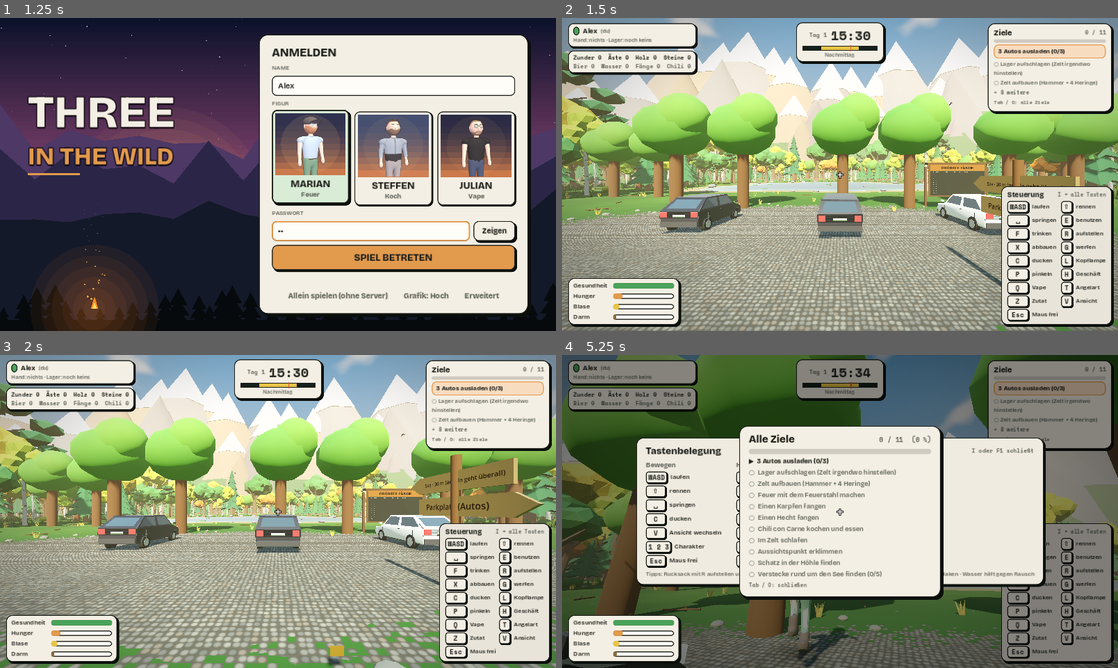
Above: before the commit, frames 1-4 (two rows, left to right).
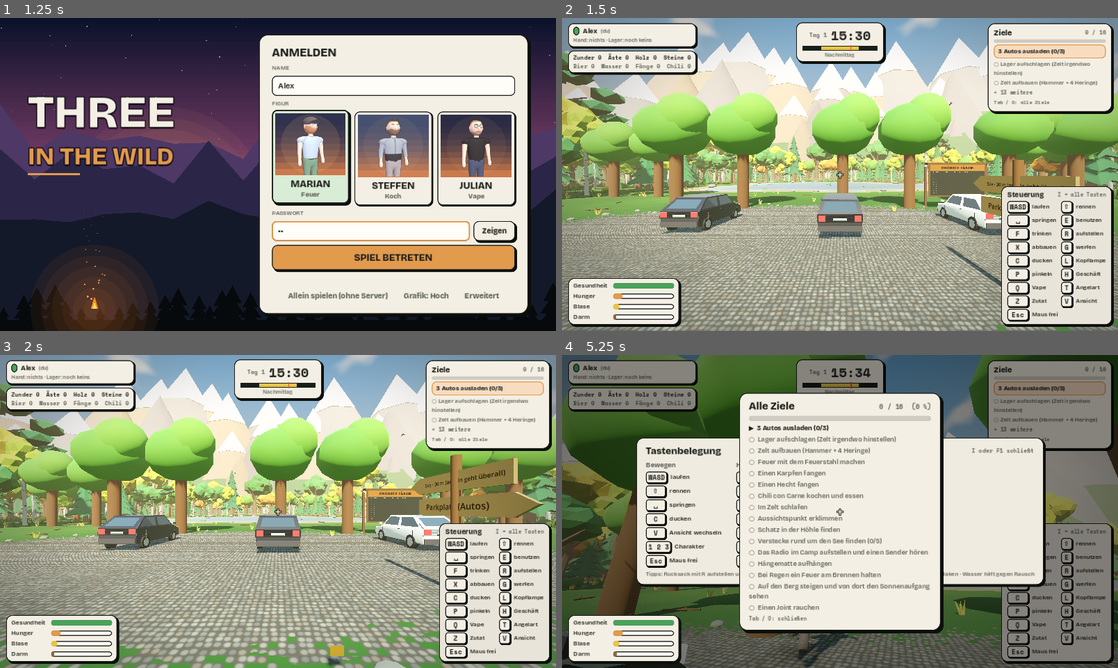
Above: after the commit, the same moments.

Repository: 7ulez/three-in-the-wild
Game: Godot game, scene res://menu.tscn
The game is run twice, just before and just after one commit, with the same random seed, the same clock (stepped at 60 frames per second) and the same inputs.
Inputs (mouse positions are in pixels of both pictures, inside the frame that each line leads up to):
- Up to frame 1 (1.25 s): click (394, 86) at 0.52 s; type "Alex" at 0.6 s; click (372, 230) at 0.75 s; type "12" at 0.83 s
- Up to frame 2 (1.5 s): click "SPIEL BETRETEN" at 1.25 s
- Up to frame 3 (2 s): no input
- Up to frame 4 (5.25 s): tap Enter at 2 s; move the mouse to (867, 511) at 2.02 s; hold W from 2.03 s (still down); tap T at 2.1 s; click (867, 511) at 2.17 s; tap Space at 2.27, 3.02, 4.52 s; move the mouse to (812, 511) at 2.77 s; tap P at 2.85 s; move the mouse to (851, 505) at 3.52 s; tap V at 3.6 s; move the mouse to (834, 517) at 4.27 s; tap I at 4.35 s; click (834, 517) at 4.42 s; move the mouse to (878, 514) at 5.02 s; tap Tab at 5.1 s

Frame 1 is identical in both runs. In frame 2, less than 0.1% of the frame differs, in the area x 78-98%, y 4-25%; in frame 3, less than 0.1%; in frame 4, 12%, in the area x 31-98%, y 4-89%.

Commit message:
Ziel-Meldung beim Erreichen, 5 neue Ziele, Zelteingang auf die richtige Seite
Co-Authored-By: Claude Sonnet 5.5 <noreply@anthropic.com>
Claude-Session: https://claude.ai/code/session_01FicyMBshYtiCihkErSPQQ5

Diff:
--- a/game.gd
+++ b/game.gd
@@ -26,6 +26,13 @@
 static var deaths: int = 0
 static var beer_debt: bool = false      # nach dem Tod: erst Bier ins Camp, dann wieder angeln
 static var summit: bool = false
+static var summit_sunrise: bool = false
+static var radio_camp: bool = false
+static var hammock_hung: bool = false
+static var rain_fire: bool = false
+static var rain_fire_t: float = 0.0
+static var joint_smoked: bool = false
+static var goals_done_prev: Array = []
 static var all_done_shown: bool = false
 
 # Tablet/Handy: Bildschirm-Steuerung statt Maus und Tastatur
@@ -127,6 +134,13 @@
 	cars_opened = 0
 	slept = false
 	summit = false
+	summit_sunrise = false
+	radio_camp = false
+	hammock_hung = false
+	rain_fire = false
+	rain_fire_t = 0.0
+	joint_smoked = false
+	goals_done_prev = []
 	all_done_shown = false
 
 
@@ -155,6 +169,11 @@
 		["Aussichtspunkt erklimmen", summit],
 		["Schatz in der Höhle finden", treasure_found],
 		["Verstecke rund um den See finden (%d/5)" % Stash.found(), Stash.found() >= 5],
+		["Das Radio im Camp aufstellen und einen Sender hören", radio_camp],
+		["Hängematte aufhängen", hammock_hung],
+		["Bei Regen ein Feuer am Brennen halten", rain_fire],
+		["Auf den Berg steigen und von dort den Sonnenaufgang sehen", summit_sunrise],
+		["Einen Joint rauchen", joint_smoked],
 	]
 
 
--- a/hammock_tree.gd
+++ b/hammock_tree.gd
@@ -53,6 +53,7 @@
 		player.toast("Der zweite Baum ist zu weit weg.", 2.5)
 		return true
 	spawn_hammock()
+	Game.hammock_hung = true
 	player.consume_held()
 	player.toast("Hängematte aufgespannt! E: reinlegen · X: abbauen", 4.0)
 	return true
--- a/hud.gd
+++ b/hud.gd
@@ -24,6 +24,8 @@
 var _info: Control
 var _touch: bool = false
 var _goals_sig: String = ""
+var _prev_done: Array = []
+var _last_done: int = -1
 var _goals_full: PanelContainer = null
 var _goals_full_box: VBoxContainer = null
 
@@ -195,8 +197,11 @@
 	for i in goals.size():
 		if goals[i][1]:
 			done += 1
+			if _prev_done.size() == goals.size() and not _prev_done[i]:
+				_last_done = i
 		elif cur < 0:
 			cur = i
+	_prev_done = goals.map(func(g): return g[1])
 	var head := HBoxContainer.new()
 	var t := _lbl("Ziele", 18, UI.INK, UI.f_head)
 	t.size_flags_horizontal = Control.SIZE_EXPAND_FILL
@@ -206,8 +211,9 @@
 	_goals_box.add_child(_progress_bar(done, goals.size(), 8.0))
 	_build_goals_full(goals, done)
 	# zuletzt erledigt (eins), aktuelles Ziel hervorgehoben, nächste zwei
-	if cur > 0:
-		_goal_row(goals[cur - 1][0], true, false)
+	var shown_done := _last_done if _last_done >= 0 and goals[_last_done][1] else cur - 1
+	if shown_done >= 0:
+		_goal_row(goals[shown_done][0], true, false)
 	if cur >= 0:
 		_goal_row(goals[cur][0], false, true)
 		var shown := 0
--- a/massif.gd
+++ b/massif.gd
@@ -575,7 +575,14 @@
 
 
 func _process(_delta: float) -> void:
-	if main == null or main.player == null or summit_reached:
+	if main == null or main.player == null:
+		return
+	if summit_reached and not Game.summit_sunrise:
+		var sp: Vector3 = main.player.global_position
+		if sp.y > TOP_Y - 1.5 and Vector2(sp.x - C.x, sp.z - C.z).length() < 11.0 and Game.hour >= 5.0 and Game.hour < 7.5:
+			Game.summit_sunrise = true
+			main.player._update_help()
+	if summit_reached:
 		return
 	var p: Vector3 = main.player.global_position
 	if p.y > TOP_Y - 0.8 and Vector2(p.x - C.x, p.z - C.z).length() < 9.0:
--- a/player.gd
+++ b/player.gd
@@ -620,11 +620,26 @@
 		if not g[1]:
 			all = false
 	goals_label.text = "\n".join(lines)
+	var gl: Array = Game.goals()
+	if Game.goals_done_prev.size() == gl.size():
+		for i in gl.size():
+			if gl[i][1] and not Game.goals_done_prev[i]:
+				_goal_done(str(gl[i][0]))
+	Game.goals_done_prev = gl.map(func(g): return g[1])
 	if hud != null:
-		hud.set_goals(Game.goals())
+		hud.set_goals(gl)
 	if all and not Game.all_done_shown:
 		Game.all_done_shown = true
 		toast("ALLE ZIELE GESCHAFFT! Ein perfekter Angelausflug. Du darfst weitercampen (und noch ein Bier trinken).", 10.0)
+
+
+func _goal_done(text: String) -> void:
+	Sfx.play("pop", Vector3.INF, -2.0, 1.3)
+	Sfx.play("chirp", Vector3.INF, -6.0, 1.6)
+	var mh := get_minihud()
+	if mh != null:
+		mh.card("ZIEL GESCHAFFT!", "✓ " + text, Color(0.45, 0.85, 0.4), 4.5)
+	toast("✓ Ziel geschafft: %s" % text, 5.0)
 
 
 func step_in_poop() -> void:
@@ -1123,6 +1138,8 @@
 	var left: int = int(held.extra.get("puffs", 4)) - 1
 	held.extra["puffs"] = left
 	vape_t = 2.2
+	Game.joint_smoked = true
+	_update_help()
 	if needs != null and needs.vape_particles != null:
 		needs.vape_particles.restart()
 		needs.vape_particles.emitting = true
@@ -1758,7 +1775,7 @@
 	var t := tent_lying
 	tent_lying = null
 	if is_instance_valid(t):
-		global_position = t.global_transform * Vector3(0, 0.1, -2.1)
+		global_position = t.global_transform * Vector3(0, 0.1, 2.1)
 	head.position.y = 1.6
 	collision_layer = 1
 	collision_mask = 1
@@ -2076,7 +2093,7 @@
 			bite_at = -1.0
 	if not by_fish:
 		Game.hour = 6.5
-	teleport_to(tent.global_transform * Vector3(0, 0.1, -2.1))
+	teleport_to(tent.global_transform * Vector3(0, 0.1, 2.1))
 	_peak_y = global_position.y
 	sleeping = false
 	var tw2 := create_tween()
--- a/radio.gd
+++ b/radio.gd
@@ -141,6 +141,14 @@
 			vol = pow(clampf(1.0 - (best - 1.5) / 20.0, 0.0, 1.0), 1.6)
 			if main != null and main.get("_in_cave") == true:
 				vol *= 0.4
+	if on and not Game.radio_camp and Game.camp_claimed:
+		for r in _radios():
+			var rp: Vector3 = (r as Node3D).global_position
+			if player != null and player.held != r and Vector2(rp.x - Game.camp_center.x, rp.z - Game.camp_center.z).length() < 25.0 \
+					and player.global_position.distance_to(rp) < 15.0:
+				Game.radio_camp = true
+				player._update_help()
+				break
 	_vol = lerpf(_vol, vol, minf(delta * 5.0, 1.0))
 	if _web:
 		JavaScriptBridge.eval("window.__radio.setvol(%.3f);" % (_vol * 0.9 * volume), true)
--- a/tent.gd
+++ b/tent.gd
@@ -172,6 +172,6 @@
 	var dbs := BoxShape3D.new()
 	dbs.size = Vector3(0.9, 1.1, 0.3)
 	dcs.shape = dbs
-	dcs.position = Vector3(0, 0.55, -DEPTH / 2.0 - 0.45)
+	dcs.position = Vector3(0, 0.55, DEPTH / 2.0 + 0.45)   # Eingang des Zeltmodells liegt auf +Z
 	door_body.add_child(dcs)
 	add_child(door_body)
--- a/weather.gd
+++ b/weather.gd
@@ -106,6 +106,15 @@
 
 
 func _process(delta: float) -> void:
+	if (kind == K.RAIN or kind == K.STORM) and not Game.rain_fire:
+		for o in Game.placed:
+			if is_instance_valid(o) and o.item_name == "Feuerschale" and o.burning:
+				Game.rain_fire_t += delta
+				if Game.rain_fire_t >= 30.0:
+					Game.rain_fire = true
+					if player != null and is_instance_valid(player):
+						player._update_help()
+				break
 	if _is_authority():
 		_left -= delta
 		if _left <= 0.0:
Not shown, changed: web/index.html
Not shown, changed: web/index.js.gz
Not shown, changed: web/index.pck
Not shown, changed: web/index.pck.gz
Not shown, changed: web/index.wasm.gz
